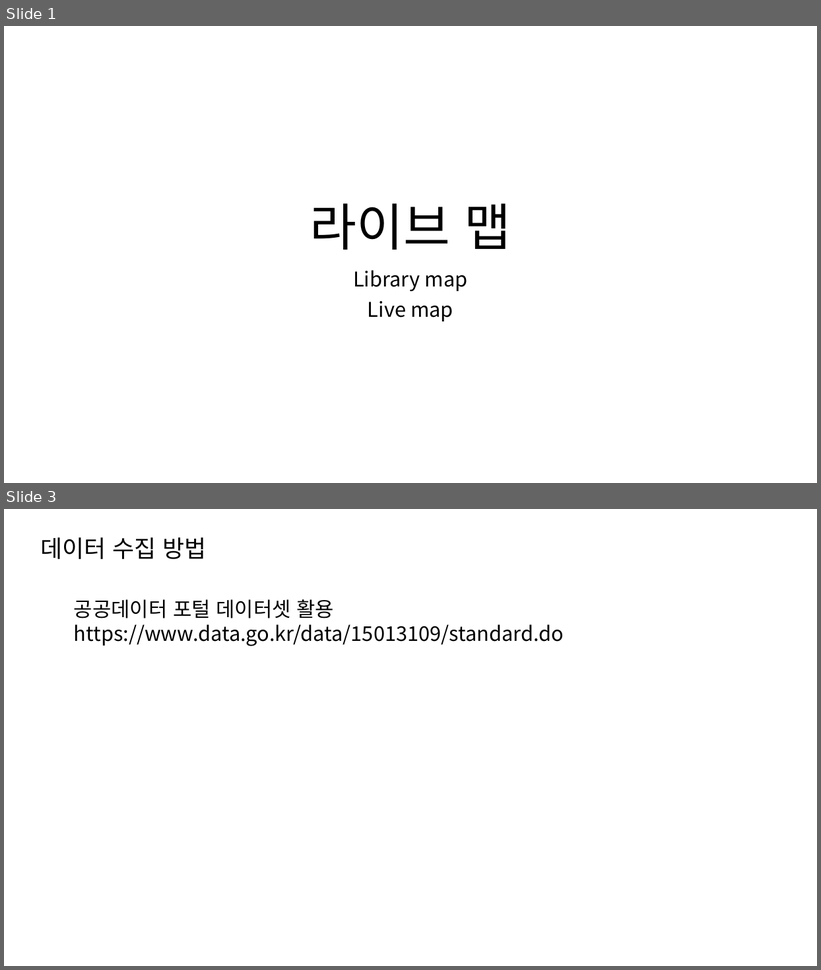
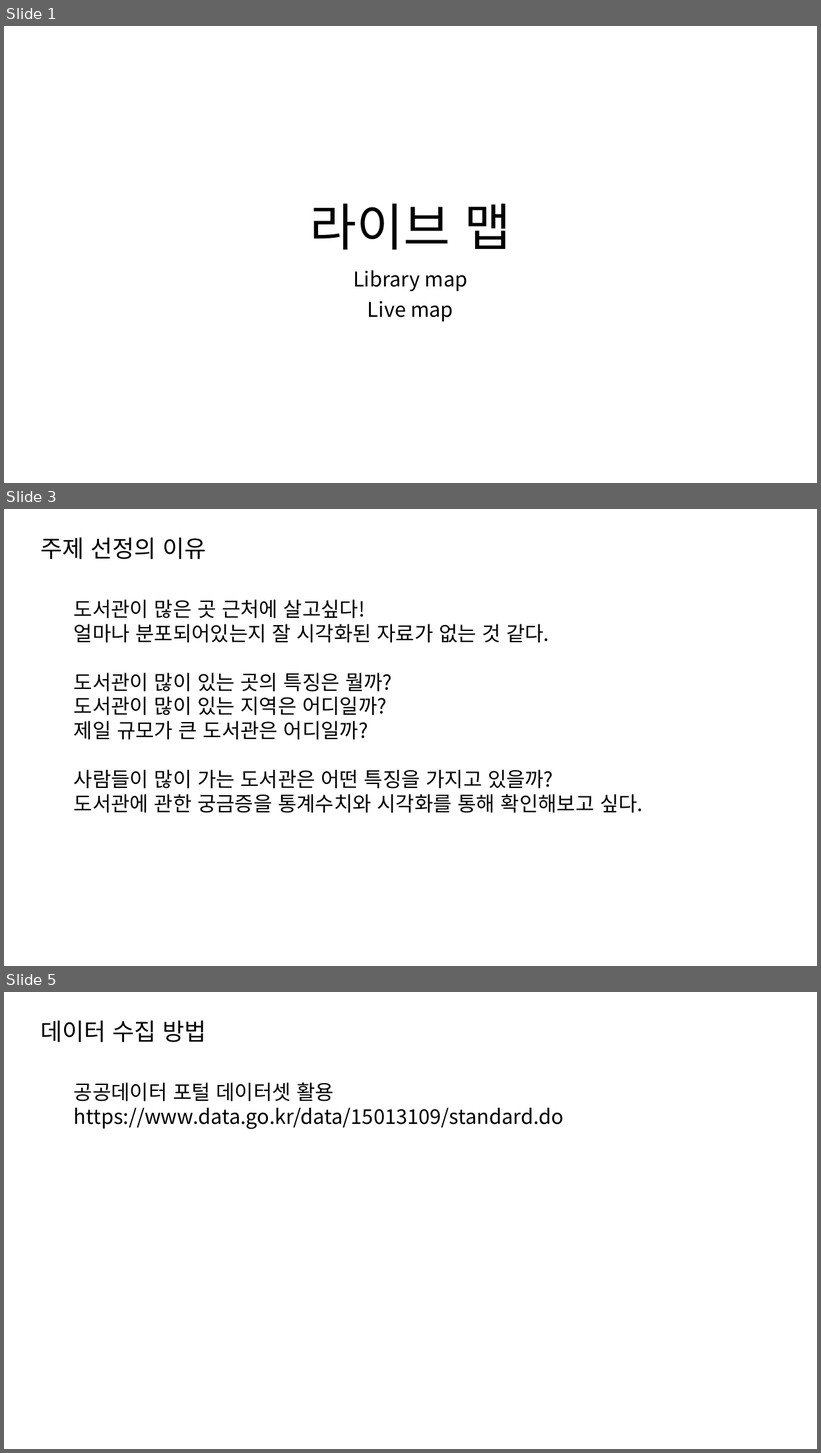
Before and after one commit to dev-hw/SeSAC-live_map, a slide deck: 230810.pptx. Shown one above the other, each under a label of ours: slides 1 and 3 before the commit, slides 1, 3 and 5 after it; the slides between them are not shown. The pictures are 821x970 and 821x1453 pixels, drawn with LibreOffice and Linux fonts; fonts in the diff are those of the drawing. Boxes give left, top, right and bottom in pixels: in the first picture for what was removed or moved away, otherwise in the second. Text is boxed around its words. In the diff, an @@ line names an element or a change of style, - is before the commit and + after.

```diff
--- a/230810.pptx
+++ b/230810.pptx
@@ slide 3 added at (x1=4, y1=509, x2=817, y2=966), background #FFFFFF @@
@@ text added at (x1=40, y1=537, x2=206, y2=559), 28 pt, text #000000 @@
+주제 선정의 이유
@@ text added at (x1=74, y1=599, x2=643, y2=813), 24 pt, text #000000 @@
+도서관이 많은 곳 근처에 살고싶다!
+얼마나 분포되어있는지 잘 시각화된 자료가 없는 것 같다.
+도서관이 많이 있는 곳의 특징은 뭘까?
+도서관이 많이 있는 지역은 어디일까?
+제일 규모가 큰 도서관은 어디일까?
+사람들이 많이 가는 도서관은 어떤 특징을 가지고 있을까?
+도서관에 관한 궁금증을 통계수치와 시각화를 통해 확인해보고 싶다.
@@ what was slide 3 is now slide 5 @@
```
Also in this commit, not shown: 6 slides changed, 7 other slides added, 1 slide removed.
